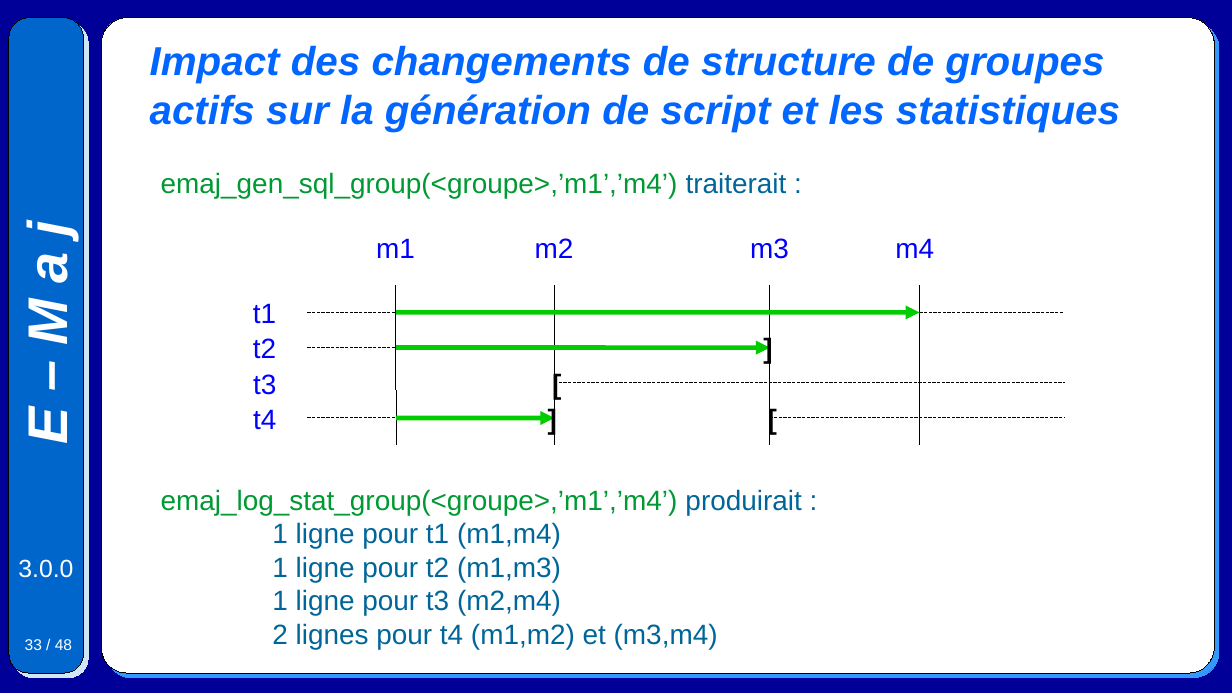
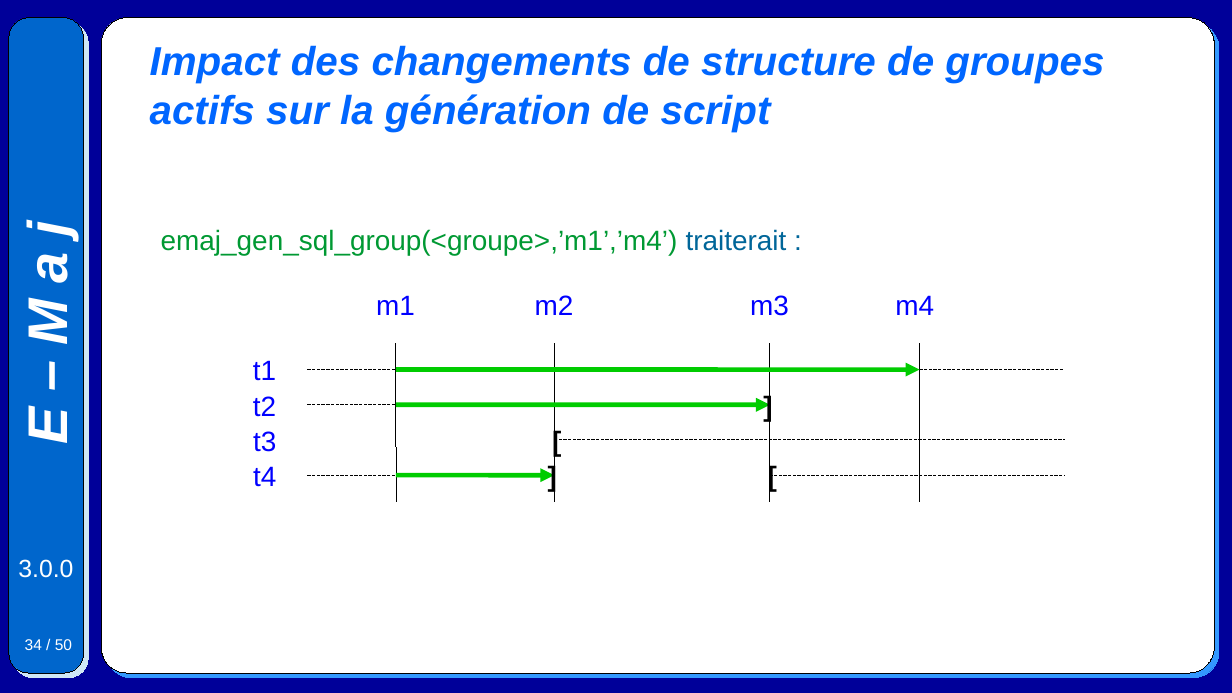
Before and after one commit to beaud76/emaj_doc, a slide deck: slide 34 of Emaj.devel_pres_fr.odp (slide 33 before the commit). Drawn at 1232x693 pixels with LibreOffice and Linux fonts; fonts in the diff are those of the drawing. Boxes give left, top, right and bottom in pixels: in the first picture for what was removed or moved away, otherwise in the second. Text is boxed around its words. In the diff, an @@ line names an element or a change of style, - is before the commit and + after.

Commit message:
In extended presentations, improve and fix the explanations about the tables group structure changes for groups in LOGGING state.

```diff
--- a/Emaj.devel_pres_fr.odp
+++ b/Emaj.devel_pres_fr.odp
@@ title at [150,45,1104,132]: text changed @@
-Impact des changements de structure de groupes actifs sur la génération de script et les statistiques
+Impact des changements de structure de groupes actifs sur la génération de script
@@ text at [752,383,784,426]: text changed @@
-[
+]
@@ text at [541,418,572,461]: text changed @@
-]
+[
@@ 6 texts: place and size @@
-6 texts at [253,238,934,430]
+6 texts at [253,295,934,487]
@@ text at [537,454,568,496]: text changed @@
-[
+]
@@ text at [757,454,788,496]: text changed @@
-]
+[
@@ 9 lines, 3 texts, 3 arrows: place and size @@
-9 lines, 3 texts, 3 arrows at [161,172,1065,445]
+9 lines, 3 texts, 3 arrows at [161,229,1065,502]
@@ text removed at [161,489,801,649] @@
-emaj_log_stat_group(<groupe>,’m1’,’m4’) produirait :
-1 ligne pour t1 (m1,m4)
-1 ligne pour t2 (m1,m3)
-1 ligne pour t3 (m2,m4)
-2 lignes pour t4 (m1,m2) et (m3,m4)
@@ page number at [25,639,72,650]: text changed @@
-33 / 48
+34 / 50
```
Also in this commit, not shown: 2 other slides changed, 2 slides added, 1 other file.
